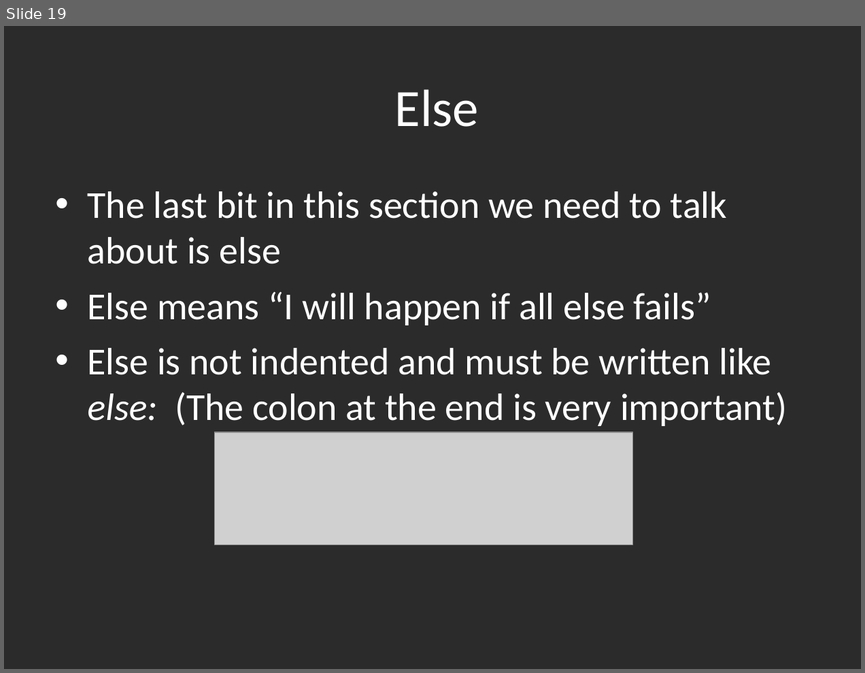
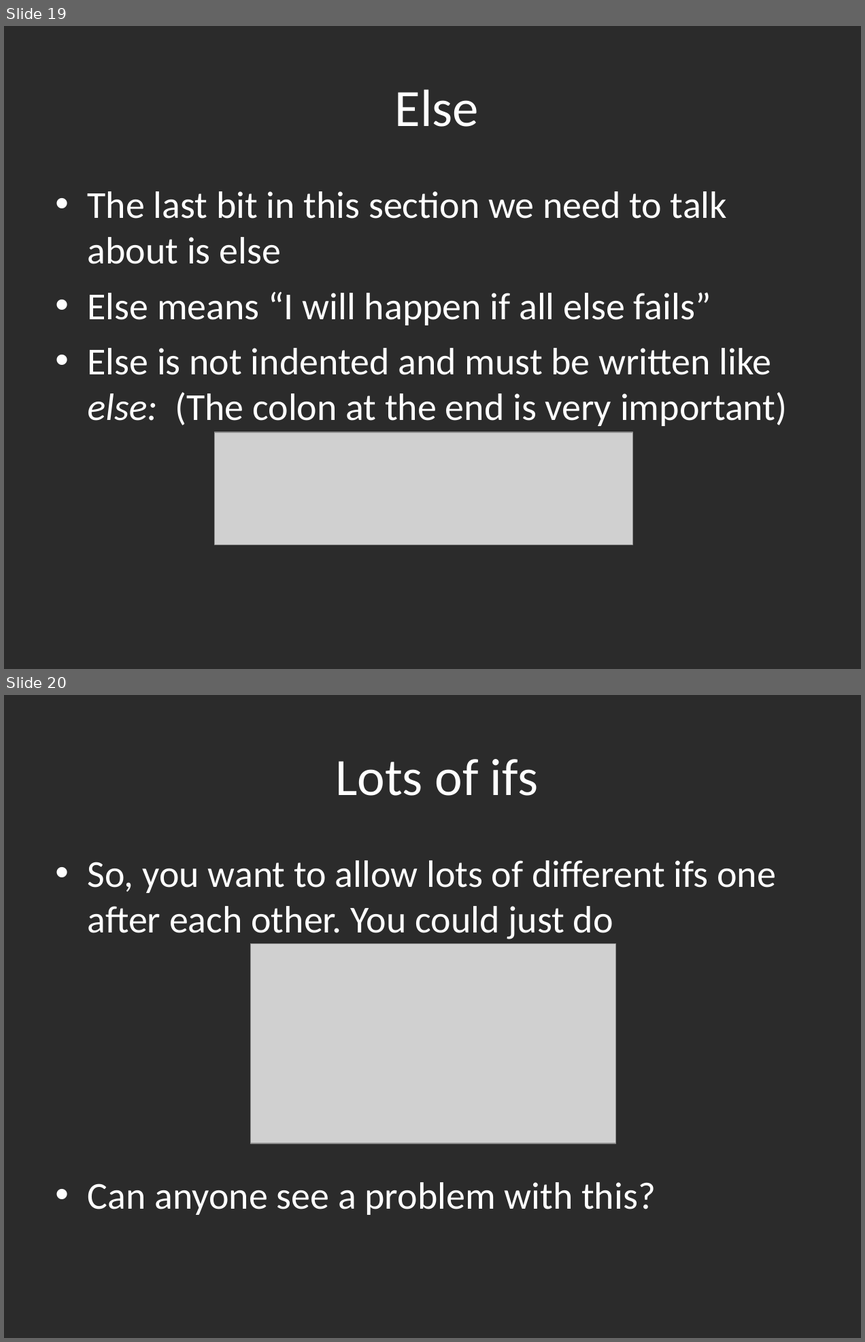
Before and after one commit to gbaman/RaspberryPi-Teaching-Materials, a slide deck: Powerpoints/Python1.ppt. Shown one above the other, each under a label of ours: slide 19 before the commit, slides 19 and 20 after it. The pictures are 865x673 and 865x1342 pixels, drawn with LibreOffice and Linux fonts; fonts in the diff are those of the drawing; grey boxes stand for pictures; background and template pictures are left out; a plain dark background stands for a picture behind light text. Boxes give left, top, right and bottom in pixels: in the first picture for what was removed or moved away, otherwise in the second. Text is boxed around its words. In the diff, an @@ line names an element or a change of style, - is before the commit and + after.

```diff
--- a/Powerpoints/Python1.ppt
+++ b/Powerpoints/Python1.ppt
@@ slide 20 added at [4, 695, 861, 1338], background picture (left out) @@
@@ title added at [335, 759, 538, 796], 44 pt, text #FFFFFF @@
+Lots of ifs
@@ text added at [88, 860, 776, 1215], 32 pt, text #FFFFFF @@
+• So, you want to allow lots of different ifs one after each other. You could just do
+• Can anyone see a problem with this?
@@ picture added at [251, 943, 616, 1143] @@
```
Also in this commit, not shown: 5 other slides added, 1 other file.
